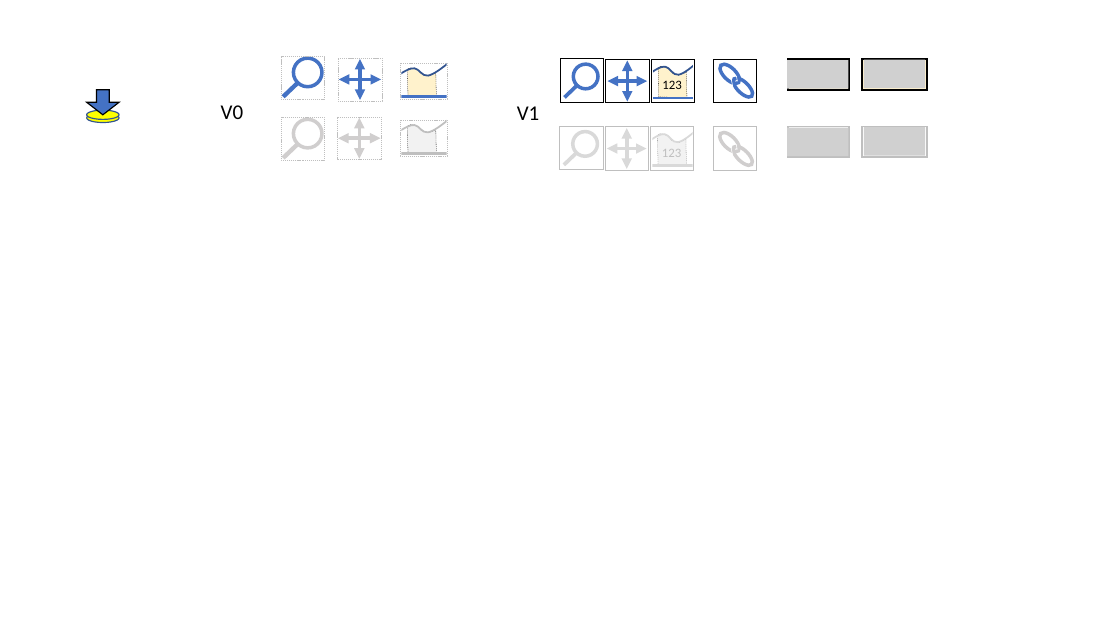
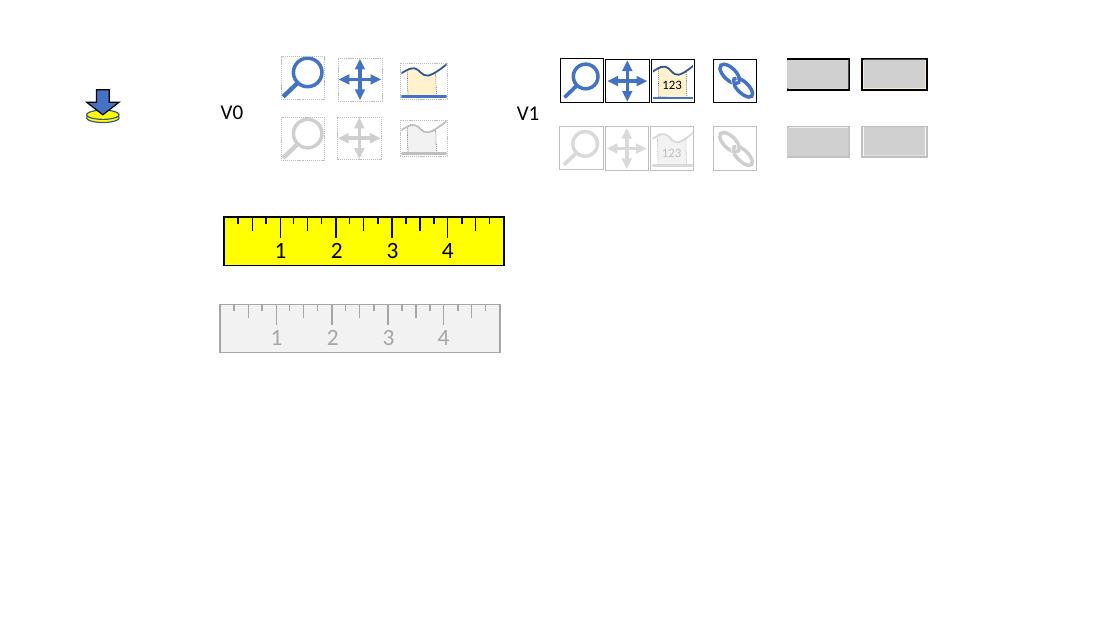
Before and after one commit to matsselen/IOLabWeb, a slide deck: slide 1 of images/IOLabWebImages.pptx. Drawn at 1120x630 pixels with LibreOffice and Linux fonts; fonts in the diff are those of the drawing; grey boxes stand for pictures. Boxes give left, top, right and bottom in pixels: in the first picture for what was removed or moved away, otherwise in the second. Text is boxed around its words. In the diff, an @@ line names an element or a change of style, - is before the commit and + after.

```diff
--- a/images/IOLabWebImages.pptx
+++ b/images/IOLabWebImages.pptx
@@ group added at [224,217,504,266]: 19 lines, 4 texts, 1 rectangle @@
+1
+2
+3
+4
@@ rectangle added at [220,304,500,353], fill #F2F2F2, outline #A6A6A6 1 pt @@
@@ line added from (234, 311) to (234, 304), #A6A6A6 1 pt @@
@@ line added from (248, 318) to (248, 304), #A6A6A6 1 pt @@
@@ line added from (262, 311) to (262, 304), #A6A6A6 1 pt @@
@@ line added from (276, 325) to (276, 304), #A6A6A6 1 pt @@
@@ line added from (290, 311) to (290, 304), #A6A6A6 1 pt @@
@@ line added from (304, 318) to (304, 304), #A6A6A6 1 pt @@
@@ line added from (318, 311) to (318, 304), #A6A6A6 1 pt @@
@@ line added from (332, 325) to (332, 304), #A6A6A6 1 pt @@
@@ line added from (345, 311) to (345, 304), #A6A6A6 1 pt @@
@@ line added from (360, 318) to (360, 304), #A6A6A6 1 pt @@
@@ line added from (374, 311) to (374, 304), #A6A6A6 1 pt @@
@@ line added from (388, 325) to (388, 304), #A6A6A6 1 pt @@
@@ line added from (402, 311) to (402, 304), #A6A6A6 1 pt @@
@@ line added from (416, 318) to (416, 304), #A6A6A6 1 pt @@
@@ line added from (430, 311) to (430, 304), #A6A6A6 1 pt @@
@@ line added from (444, 325) to (444, 304), #A6A6A6 1 pt @@
@@ line added from (458, 311) to (458, 304), #A6A6A6 1 pt @@
@@ line added from (472, 318) to (472, 304), #A6A6A6 1 pt @@
@@ line added from (486, 311) to (486, 304), #A6A6A6 1 pt @@
@@ text added at [271,330,283,345], 20 pt, text #A6A6A6 @@
+1
@@ text added at [327,330,339,345], 20 pt, text #A6A6A6 @@
+2
@@ text added at [383,330,395,345], 20 pt, text #A6A6A6 @@
+3
@@ text added at [438,330,450,345], 20 pt, text #A6A6A6 @@
+4
```
Also in this commit, not shown: 3 other files.
